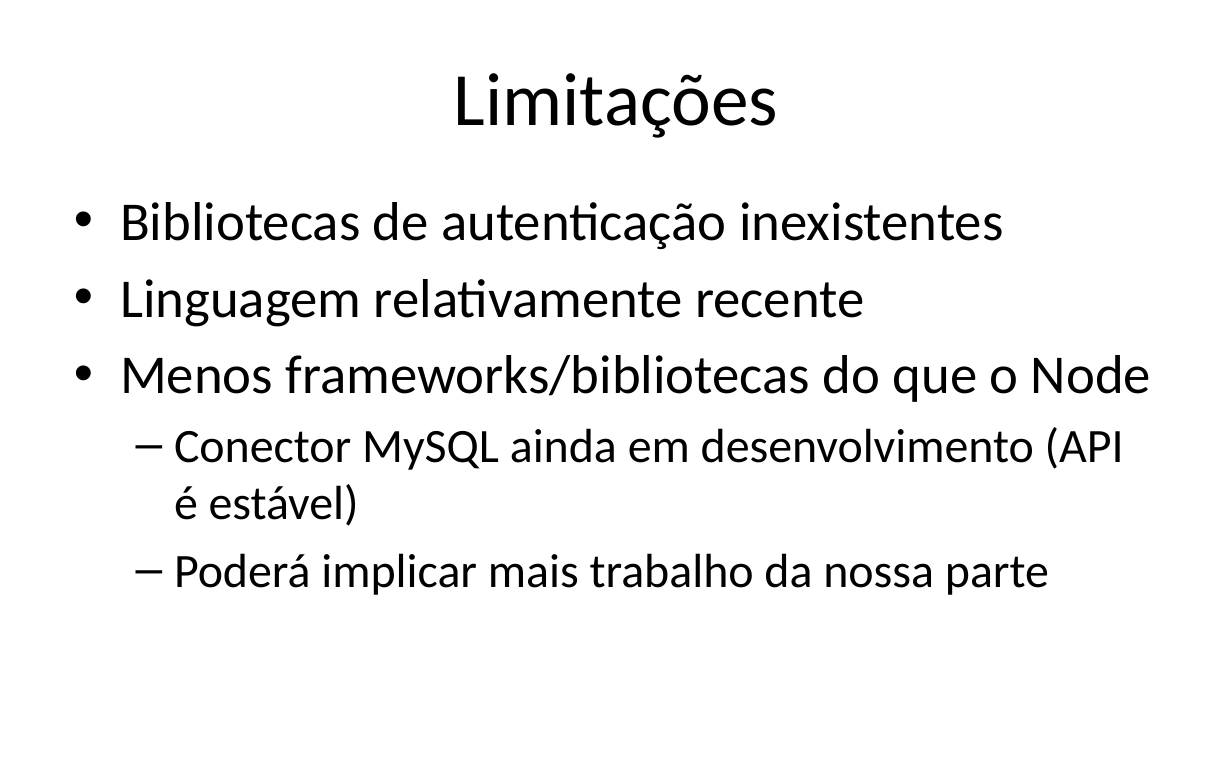
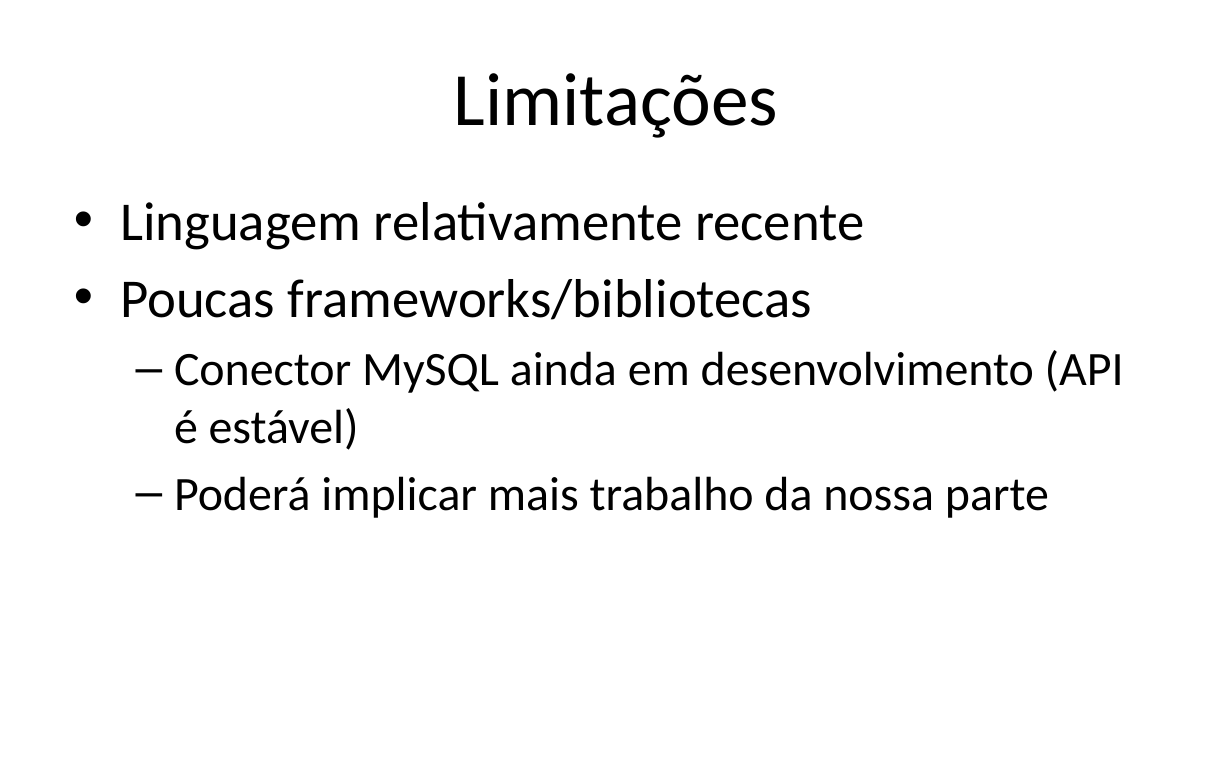
Before and after one commit to iptomar/letrinhas_si, a slide deck: slide 31 of Apresentacoes/v01.pptx. Drawn at 1232x770 pixels with LibreOffice and Linux fonts; fonts in the diff are those of the drawing; background and template pictures are left out. Boxes give left, top, right and bottom in pixels: in the first picture for what was removed or moved away, otherwise in the second. Text is boxed around its words. In the diff, an @@ line names an element or a change of style, - is before the commit and + after.

```diff
--- a/Apresentacoes/v01.pptx
+++ b/Apresentacoes/v01.pptx
@@ text at (120,202,1003,249): paragraph removed @@
-• Bibliotecas de autenticação inexistentes
@@ text at (120,279,813,320): text changed @@
-• Menos frameworks/bibliotecas do que o Node
+• Poucas frameworks/bibliotecas
```
Also in this commit, not shown: 10 other slides changed, 1 other file.
